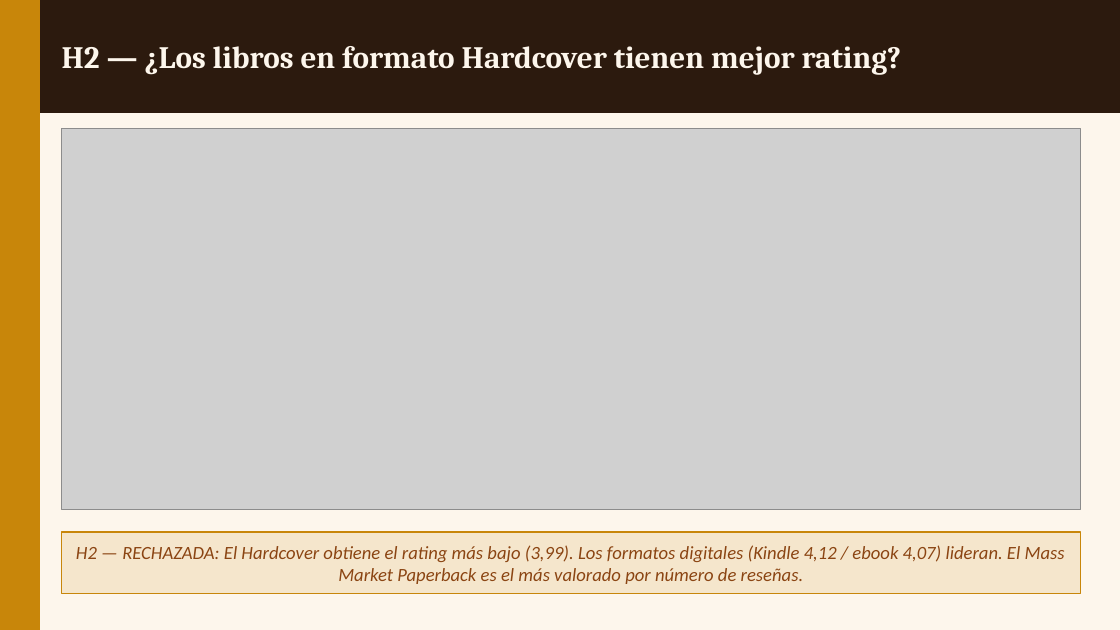
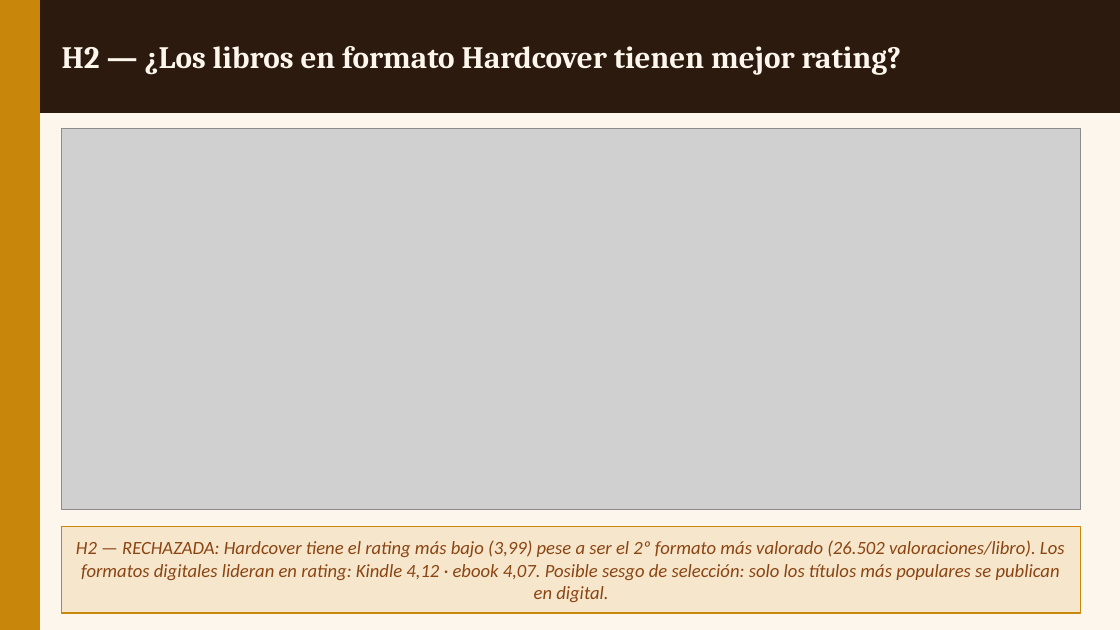
Before and after one commit to fgoiri/EDA-GoodReads-Books, a slide deck: slide 8 of Presentacion/EDA_Goodreads.pptx (slide 7 before the commit). Drawn at 1120x630 pixels with LibreOffice and Linux fonts; fonts in the diff are those of the drawing; grey boxes stand for pictures. Boxes give left, top, right and bottom in pixels: in the first picture for what was removed or moved away, otherwise in the second. Text is boxed around its words. In the diff, an @@ line names an element or a change of style, - is before the commit and + after.

Commit message:
update slides

```diff
--- a/Presentacion/EDA_Goodreads.pptx
+++ b/Presentacion/EDA_Goodreads.pptx
@@ rectangle: place and size @@
-rectangle at (62,532,1081,594)
+rectangle at (62,526,1081,614)
@@ text at (76,540,1065,602): text changed @@
-H2 — RECHAZADA: El Hardcover obtiene el rating más bajo (3,99). Los formatos digitales (Kindle 4,12 / ebook 4,07) lideran. El Mass Market Paperback es el más valorado por número de reseñas.
+H2 — RECHAZADA: Hardcover tiene el rating más bajo (3,99) pese a ser el 2º formato más valorado (26.502 valoraciones/libro). Los formatos digitales lideran en rating: Kindle 4,12 · ebook 4,07. Posible sesgo de selección: solo los títulos más populares se publican en digital.
```
Also in this commit, not shown: 2 slides added, 1 slide removed, 1 other file.
